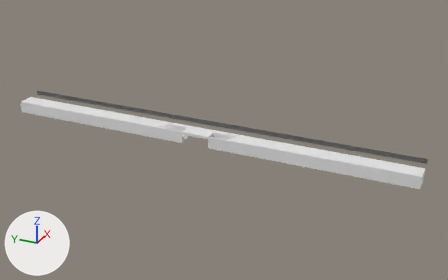
What one commit did to the Blender file Assets/Blender/Platform with Underpass.blend.
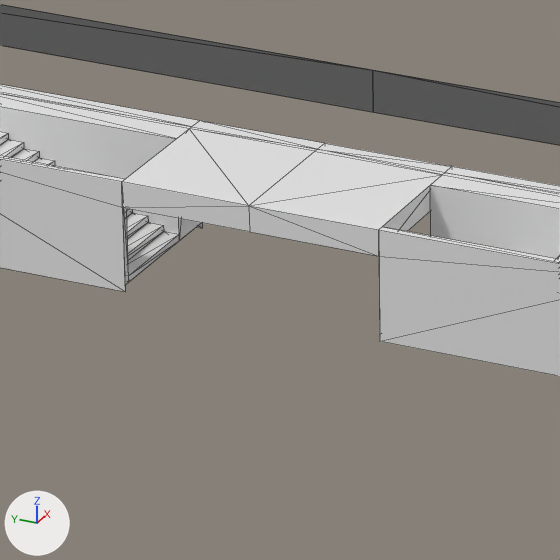
Each version is shown whole from a camera (50 mm lens) standing at (-178.0, -88.3, 86.1) and looking at (1.3, -7.6, -3.5), then close up on the part from 38% to 51% of the width and 40% to 61% of the height. The lights are fixed; the arrows at lower left show +X, +Y and +Z. The close-ups show mesh edges as thin lines.

The older version as bpy lines, for what is in view:
```python
me_cube = bpy.data.meshes.new('Cube')
me_cube.from_pydata(...)  # 102 vertices, 57 faces, 2 loose edges; spans x -6.0..4.0, y 0.0..75.0, z -4.1..1.5
# faces by material slot: [18, 3, 5, 31]
me_cube.materials.append(mat_material)  # white #e7e7e7
me_cube.materials.append(mat_warning)  # white #e7e7e7
me_cube.materials.append(mat_danger)  # white #e7e7e7
me_cube.materials.append(mat_steps)  # white #e7e7e7
# before: 49 (-5.7, 5.0, -3.8) at pixel (128, 282), 66 (-1.8, 5.0, -3.8) at pixel (179, 240)
ob_cube = bpy.data.objects.new('Cube', me_cube)
ob_cube.location = (0.0, 0.0, 0.0)
_m = ob_cube.modifiers.new('Mirror', 'MIRROR')
_m.use_axis = (False, True, False)
_m = ob_cube.modifiers.new('Triangulate', 'TRIANGULATE')
```
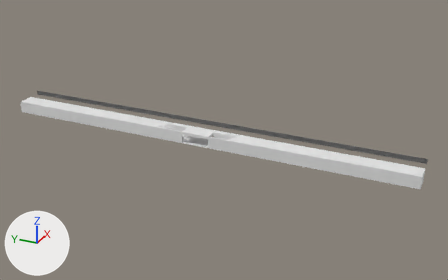
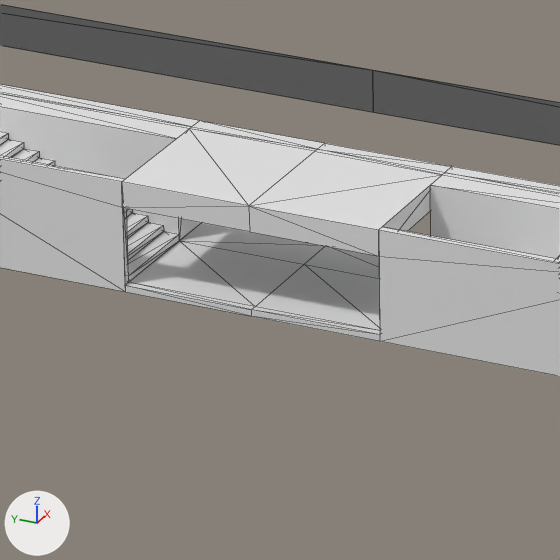
Commit message: begin underpass tunnel

Scene script edits in JSON lines:
```json
{"block": "me_cube", "where": "me_cube.from_pydata(...)  # 102 vertices, 57 faces, 2 loose edges; spans x -6.0..4.0, y 0.0..75.0, z -4.1..1.5"}
{"block": "me_cube", "where": "# used by ob_cube; location = (0.0, 0.0, 0.0)"}
{"block": "me_cube", "where": "# verts and faces of me_cube; kept vertices keep their numbers, new ones are numbered from 102"}
{"block": "me_cube", "change": "me_cube part 1"}
{"op": "add", "block": "me_cube", "code": "verts[102] = (0.0, 0.0, -3.8)"}
{"op": "add", "block": "me_cube", "code": "verts[103] = (-6.0, 0.0, -3.8)  # pixel (251, 309)"}
{"op": "add", "block": "me_cube", "code": "verts[104] = (-6.0, 0.0, -4.1)  # pixel (251, 316)"}
{"op": "add", "block": "me_cube", "code": "verts[105] = (0.0, 0.0, -4.1)"}
{"op": "add", "block": "me_cube", "code": "for new, old in zip([*range(106, 110)], [*range(102, 106)]): verts[new] = verts[old] + (0.0, 5.0, 0.0)"}
{"op": "add", "block": "me_cube", "code": "verts[110] = (-5.7, 0.0, -3.8)  # pixel (255, 306)"}
{"op": "add", "block": "me_cube", "code": "verts[111] = (-1.8, 0.0, -3.8)  # pixel (304, 264)"}
{"op": "add", "block": "me_cube", "code": "faces += [(49, 107, 103, 110, 111, 102, 106, 66), (103, 107, 108, 104), (102, 105, 109, 106)]  # mat_material (white #e7e7e7)"}
```

Where the change shows, as pixel boxes (x1, y1, x2, y2) in the close-ups (560 x 560 px):
```json
{"part": 1, "of": "me_cube", "change": "added", "after": [125, 223, 380, 341]}
```
